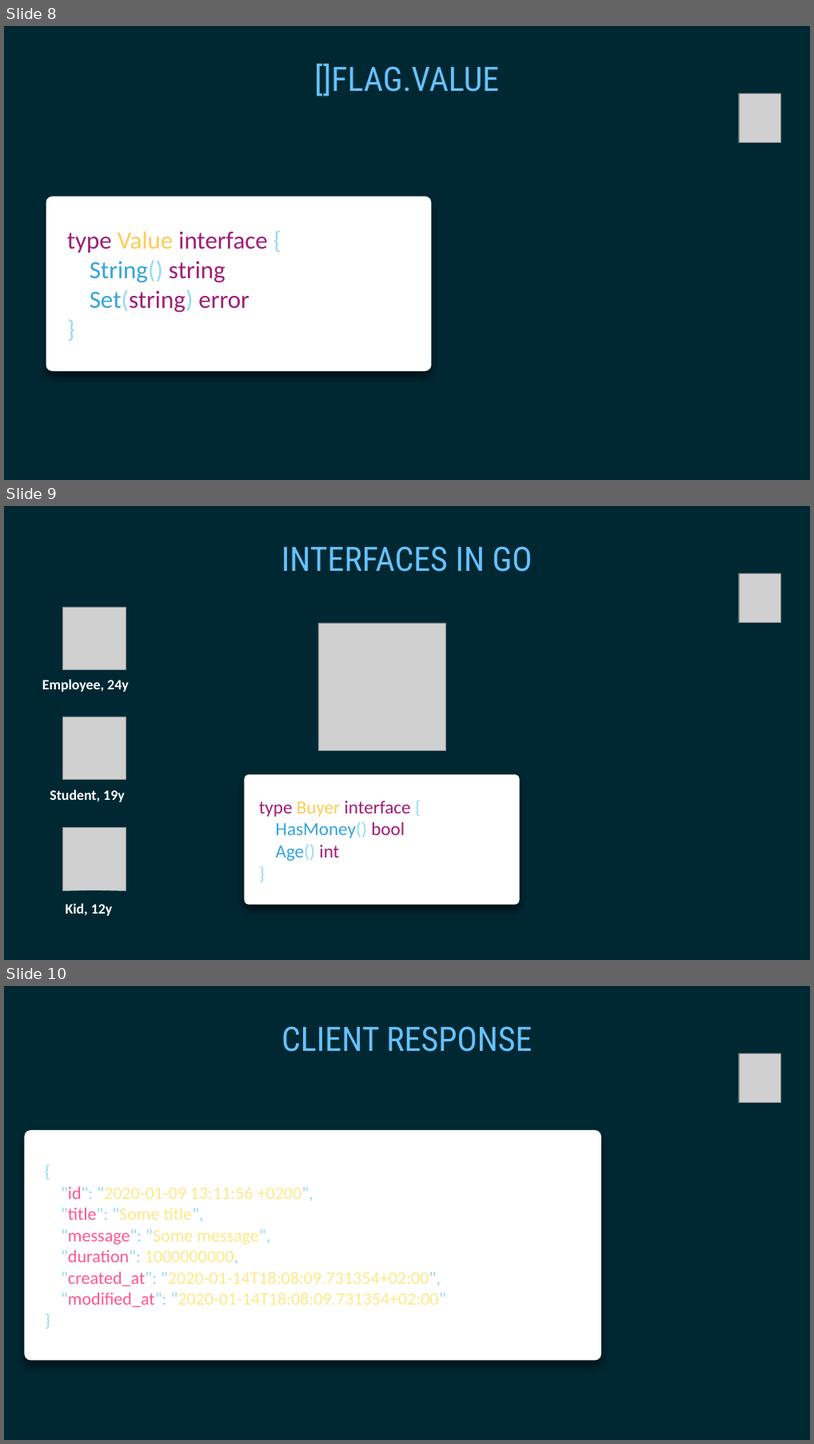
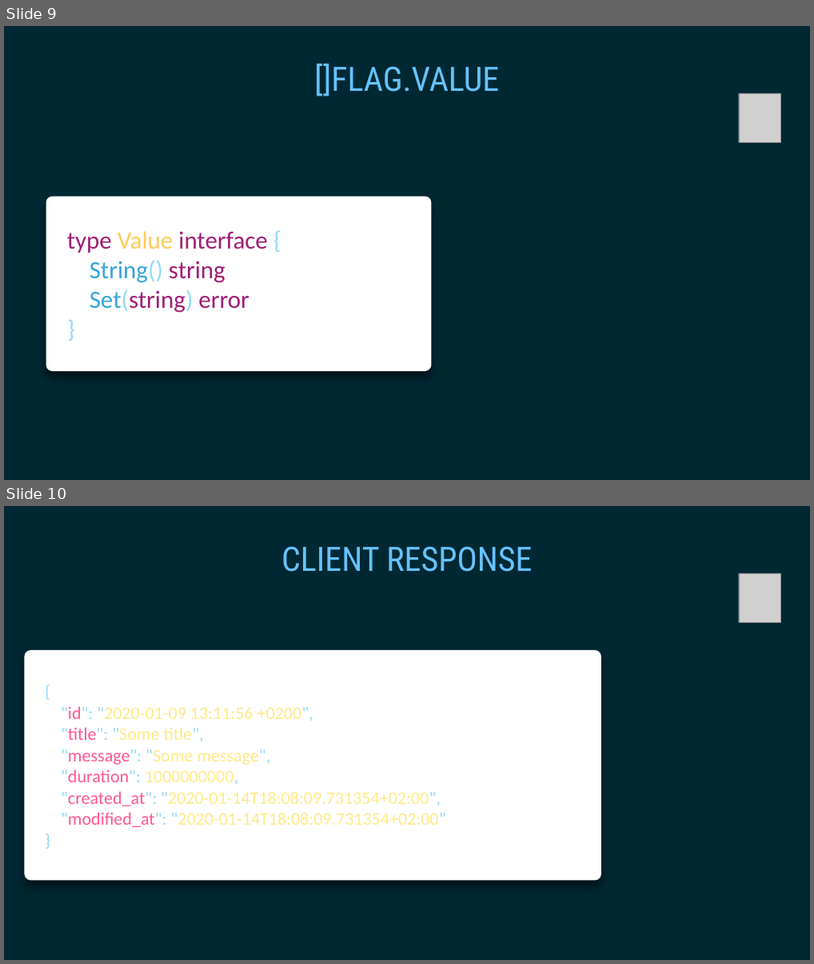
Before and after one commit to gophertuts/reminders-cli, a slide deck: slides/client/Switch.pptx. Shown one above the other, each under a label of ours: slides 8, 9 and 10 before the commit, slides 9 and 10 after it. The pictures are 814x1444 and 814x964 pixels, drawn with LibreOffice and Linux fonts; fonts in the diff are those of the drawing; grey boxes stand for pictures. Boxes give left, top, right and bottom in pixels: in the first picture for what was removed or moved away, otherwise in the second. Text is boxed around its words. In the diff, an @@ line names an element or a change of style, - is before the commit and + after.

```diff
--- a/slides/client/Switch.pptx
+++ b/slides/client/Switch.pptx
@@ slide 9 removed at (4, 506, 810, 960), background #002833 @@
@@ title removed at (282, 546, 533, 572) @@
-INTERFACES IN GO
@@ picture removed at (739, 573, 781, 622) @@
@@ picture removed at (62, 607, 126, 669) @@
@@ picture removed at (318, 623, 446, 750) @@
@@ text removed at (42, 679, 128, 692) @@
-Employee, 24y
@@ picture removed at (62, 716, 126, 779) @@
@@ text removed at (50, 789, 124, 802) @@
-Student, 19y
@@ rounded rectangle removed at (244, 774, 520, 904) @@
@@ text removed at (259, 800, 411, 860) @@
-    type Buyer interface {
-    HasMoney() bool
-    Age() int
-    }
@@ picture removed at (62, 827, 126, 890) @@
@@ text removed at (66, 903, 112, 916) @@
-Kid, 12y
@@ what was slide 8 is now slide 9 @@
```
Also in this commit, not shown: 5 slides changed, 2 slides added, 1 other slide removed, 2 other files.
